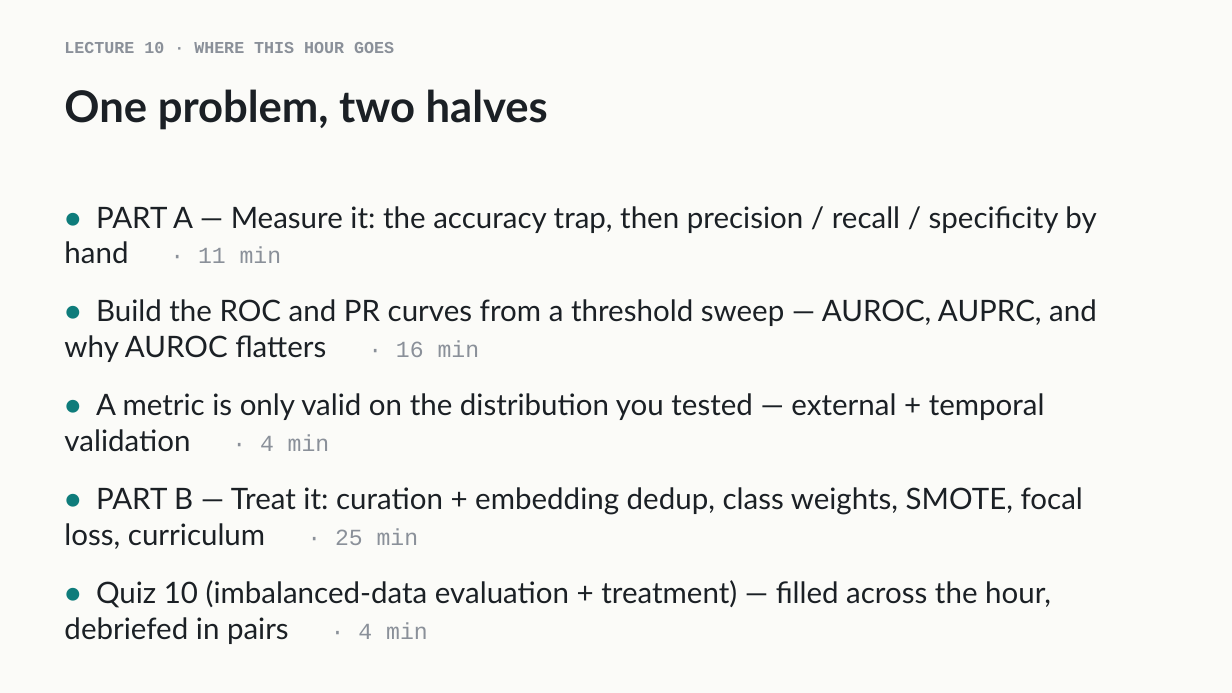
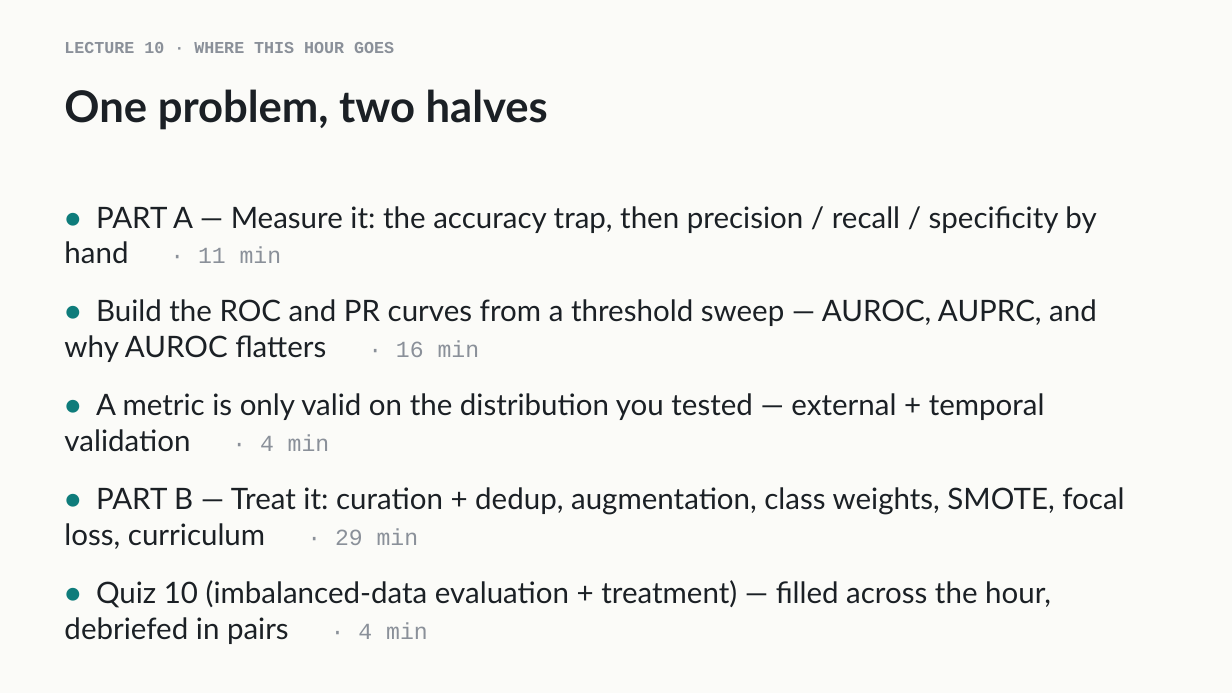
Before and after one commit to indigobio/msacl_dl_course, a slide deck: slide 2 of slides/pptx/lecture10_imbalanced_data.pptx. Drawn at 1232x693 pixels with LibreOffice and Linux fonts; fonts in the diff are those of the drawing. Boxes give left, top, right and bottom in pixels: in the first picture for what was removed or moved away, otherwise in the second. Text is boxed around its words. In the diff, an @@ line names an element or a change of style, - is before the commit and + after.

```diff
--- a/slides/pptx/lecture10_imbalanced_data.pptx
+++ b/slides/pptx/lecture10_imbalanced_data.pptx
@@ text at (64,487,1124,549): text changed @@
-• PART B — Treat it: curation + embedding dedup, class weights, SMOTE, focal loss, curriculum · 25 min
+• PART B — Treat it: curation + dedup, augmentation, class weights, SMOTE, focal loss, curriculum · 29 min
```
Also in this commit, not shown: 4 other slides changed, 1 slide added, 4 other files.
